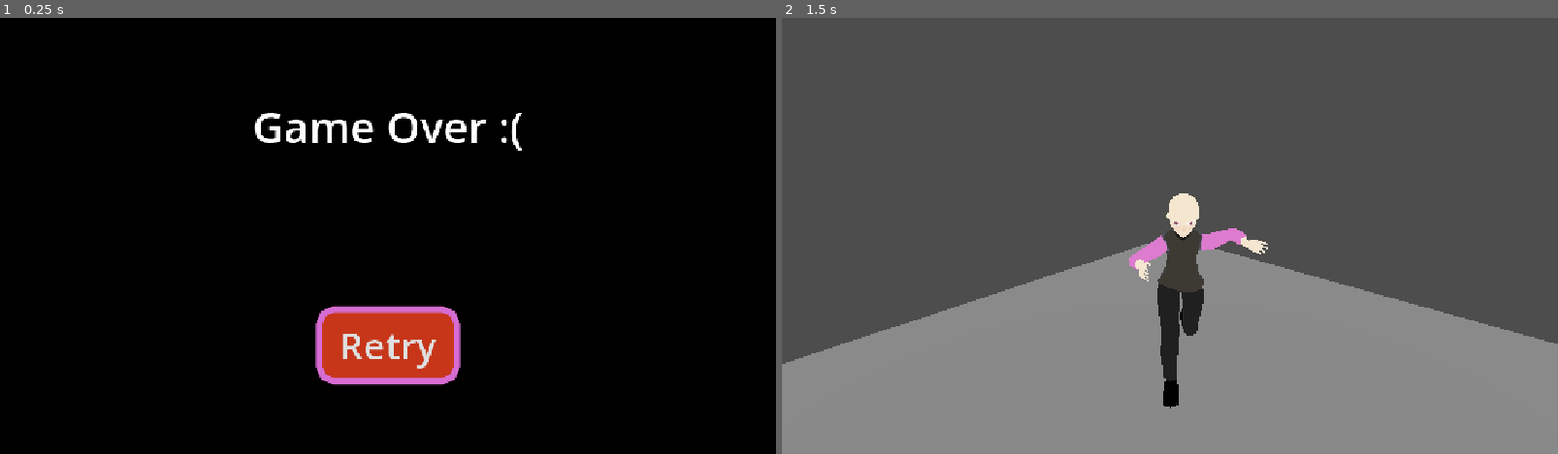
Above: before the commit, frames 1-2 (left to right).
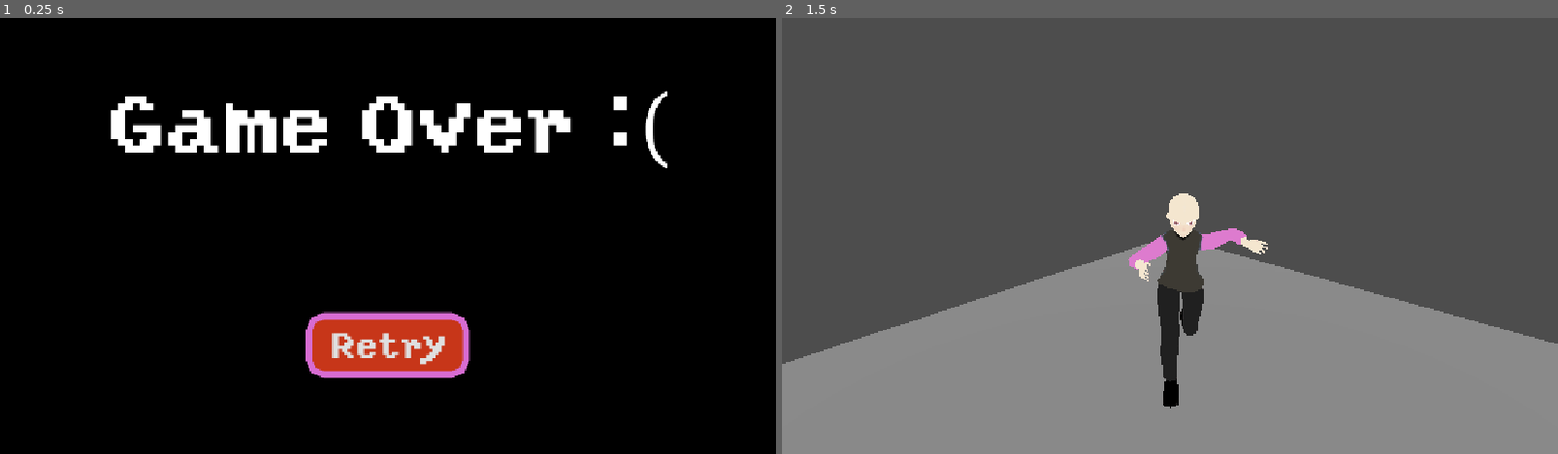
Above: after the commit, the same moments.

Repository: geekazodium/FALL-RGDC-GAME-JAM-2026
Game: Godot game, scene res://scenes/Game_Over.tscn
Same seed, same stepped clock (60 frames per second), same inputs: the game is played once before the commit and once after it. This scene is started directly instead of the project's main scene.
Inputs:
- Up to frame 1 (0.25 s): no input
- Up to frame 2 (1.5 s): click "Retry" at 0.5 s; tap Enter at 1.25 s; tap F (scream_1) at 1.35 s

The runs differ from the first frame. In frame 1, 6.0% of the frame differs, in the area x 14-86%, y 16-85%; in frame 2, nothing differs.

Commit message:
Added pixel font

Diff:
--- a/scenes/Game_Over.tscn
+++ b/scenes/Game_Over.tscn
@@ -2,6 +2,7 @@
 
 [ext_resource type="Script" uid="uid://cysm6y6rbmuaq" path="res://scripts/game_over.gd" id="1_rpft6"]
 [ext_resource type="PackedScene" uid="uid://b3cy6om8eylrw" path="res://scenes/Ragdoll Test.tscn" id="2_rpft6"]
+[ext_resource type="FontFile" uid="uid://cilcccn0oen3j" path="res://assets/Fonts/yoster.ttf" id="3_3myqg"]
 
 [sub_resource type="StyleBoxFlat" id="StyleBoxFlat_rpft6"]
 bg_color = Color(0.77955395, 0.21250814, 0.09760811, 1)
@@ -53,7 +54,8 @@
 layout_mode = 2
 size_flags_horizontal = 3
 size_flags_vertical = 3
-theme_override_font_sizes/font_size = 64
+theme_override_fonts/font = ExtResource("3_3myqg")
+theme_override_font_sizes/font_size = 128
 text = "Game Over :("
 horizontal_alignment = 1
 vertical_alignment = 1
@@ -62,6 +64,7 @@
 layout_mode = 2
 size_flags_horizontal = 4
 size_flags_vertical = 6
+theme_override_fonts/font = ExtResource("3_3myqg")
 theme_override_font_sizes/font_size = 56
 theme_override_styles/normal = SubResource("StyleBoxFlat_rpft6")
 text = "Retry"
--- a/scenes/WinScreen.tscn
+++ b/scenes/WinScreen.tscn
@@ -2,6 +2,7 @@
 
 [ext_resource type="Script" uid="uid://bbn4jy6v10440" path="res://scenes/win_screen.gd" id="1_okh34"]
 [ext_resource type="PackedScene" uid="uid://b3cy6om8eylrw" path="res://scenes/Ragdoll Test.tscn" id="2_q8i45"]
+[ext_resource type="FontFile" uid="uid://cilcccn0oen3j" path="res://assets/Fonts/yoster.ttf" id="3_q8i45"]
 
 [sub_resource type="StyleBoxFlat" id="StyleBoxFlat_rpft6"]
 border_width_left = 10
@@ -48,6 +49,7 @@
 [node name="WinText" type="Label" parent="Control/WinScreenWindow/VBoxContainer" unique_id=1429828840]
 layout_mode = 2
 size_flags_vertical = 3
+theme_override_fonts/font = ExtResource("3_q8i45")
 theme_override_font_sizes/font_size = 183
 text = "EPIC WIN!!!!!"
 horizontal_alignment = 1
@@ -57,6 +59,7 @@
 layout_mode = 2
 size_flags_horizontal = 4
 size_flags_vertical = 6
+theme_override_fonts/font = ExtResource("3_q8i45")
 theme_override_font_sizes/font_size = 64
 theme_override_styles/normal = SubResource("StyleBoxFlat_rpft6")
 text = "Play Again"
Binary file added: assets/Fonts/yoster.ttf
Not shown, added: assets/Fonts/yoster.ttf.import
